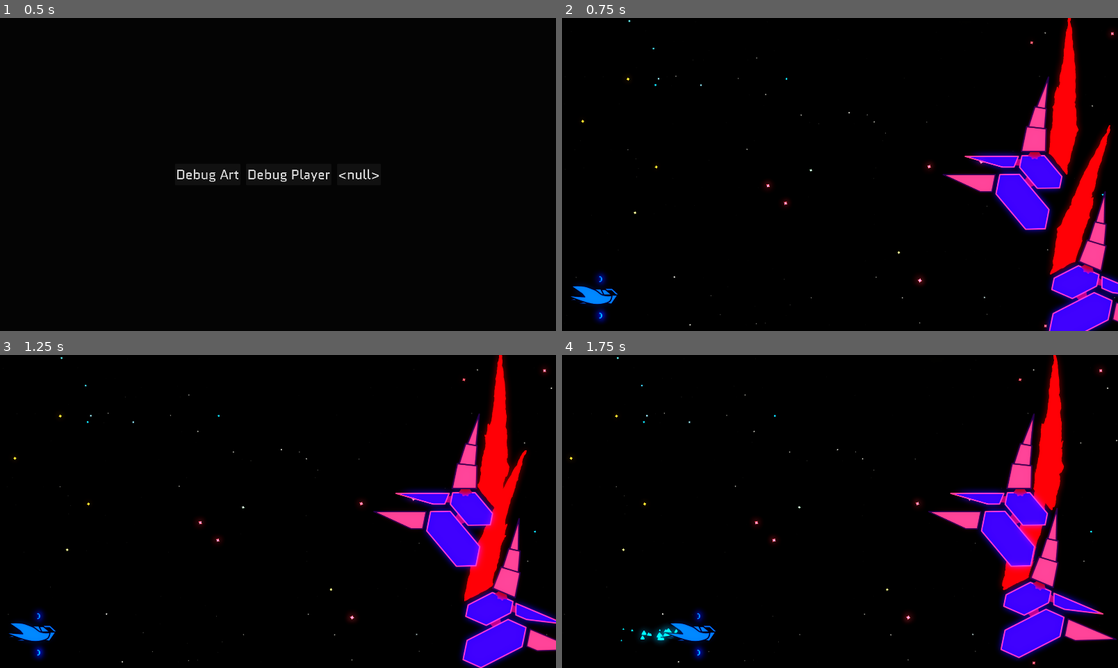
Above: before the commit, frames 1-4 (two rows, left to right).
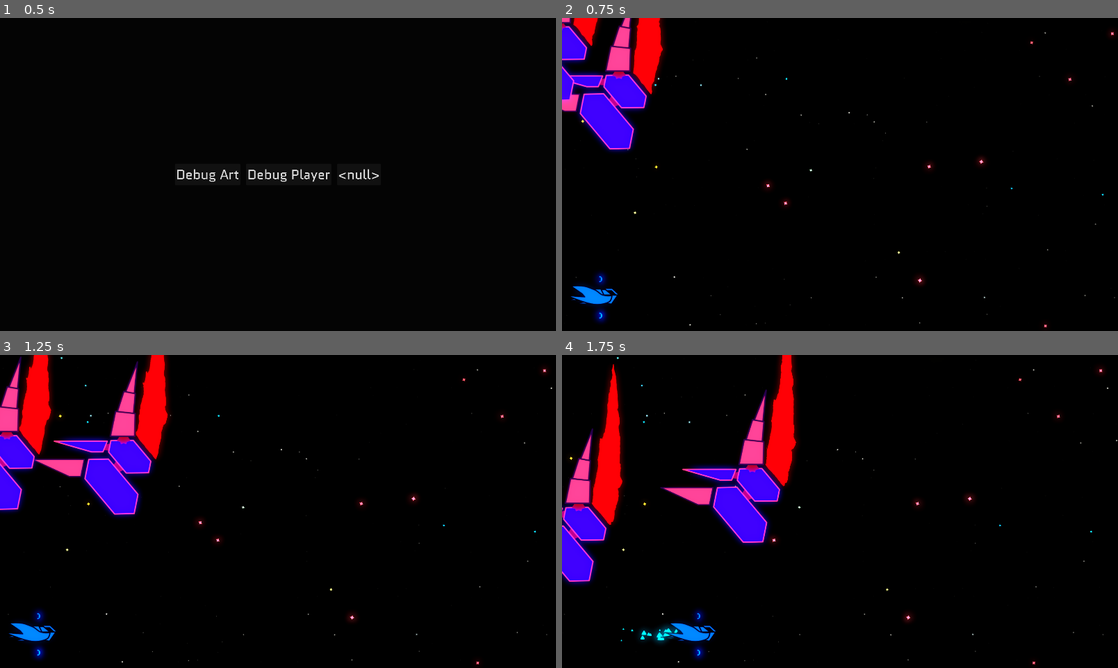
Above: after the commit, the same moments.

Repository: Zemiro-dev/StarfighterGemini
Game: Godot game, scene res://world/world_viewport_container.tscn
Two runs of this game, one before a commit and one after it. Both use one fixed random seed, a clock stepped at 60 frames per second and the inputs below. Sound files missing from this copy of the repository are replaced by a short silence.
Inputs:
- Up to frame 1 (0.5 s): no input
- Up to frame 2 (0.75 s): click "Debug Art" at 0.5 s
- Up to frame 3 (1.25 s): no input
- Up to frame 4 (1.75 s): hold D (right) from 1.28 s (still down); hold Shift (dash) from 1.28 s (still down)

Frame 1 is identical in both runs. In frame 2, 16% of the frame differs, in the area x 0-100%, y 0-100%; in frame 3, 19%; in frame 4, 20%, in the area x 0-100%, y 0-98%.

Commit message:
adding some basic paths and attack patterns. It is kinda a game

Diff:
--- a/game/actors/enemies/asteroid_beast/molecules/talon_arm.gd
+++ b/game/actors/enemies/asteroid_beast/molecules/talon_arm.gd
@@ -1,32 +1,24 @@
-@tool
 extends Node2D
 
+@onready var last_position := global_position
+@onready var pivot: Node2D = $Pivot
 
-@onready var pivot: Node2D = $Pivot
 @export var pivot_scale: Vector2 = Vector2.ONE : set = _set_pivot_scale
-var _position_delta := 0.0
-var speed := 50
-var direction := -1
 
 
 func _ready() -> void:
 	_set_pivot_scale(pivot_scale)
-	print(rotation)
+
+
+func _physics_process(delta: float) -> void:
+	var position_delta = global_position - last_position;
+	var heading = sign(position_delta)
+	if !is_zero_approx(heading.x):
+		pivot_scale.x = heading.x
+	last_position = global_position
 
 
 func  _set_pivot_scale(new_scale: Vector2):
 	pivot_scale = new_scale
 	if (pivot):
 		pivot.scale = pivot_scale
-
-
-func _physics_process(delta: float) -> void:
-	if Engine.is_editor_hint():
-		return
-	var position_delta = speed * direction * delta
-	_position_delta += abs(position_delta)
-	position += Vector2(position_delta, 0)
-	if _position_delta > 100:
-		direction *= -1
-		_position_delta = 0
-	pass
--- a/game/actors/enemies/asteroid_beast/molecules/talon_arm.tscn
+++ b/game/actors/enemies/asteroid_beast/molecules/talon_arm.tscn
@@ -113,6 +113,7 @@
 
 [node name="TalonArm" type="Node2D"]
 script = ExtResource("1_gjlef")
+pivot_scale = Vector2(0, 1)
 
 [node name="Pivot" type="Node2D" parent="."]
 
--- a/game/actors/enemies/asteroid_beast/talon_attack_patterns.gd
+++ b/game/actors/enemies/asteroid_beast/talon_attack_patterns.gd
@@ -3,13 +3,16 @@
 
 
 @onready var charge_path_follow_2d: PathFollow2D = $ChargePath2D/ChargePathFollow2D
+@onready var target_follow_pattern: TargetFollowPattern = $TargetFollowPattern
 
 @export var player: Player
 @export var talons: Array[Node2D] = []
 
 
 func _ready() -> void:
-	patrol_path(charge_path_follow_2d, 10., 1.)
+	target_follow_pattern.target = player
+	target_follow_pattern.follower = talons[1]
+	patrol_path(charge_path_follow_2d, 10.)
 
 
 
@@ -17,9 +20,9 @@
 	pass
 
 
-func patrol_path(follower: PathFollow2D, duration: float, starting_progress: float = 0.) -> void:
-	follower.progress_ratio = starting_progress
+func patrol_path(follower: PathFollow2D, duration: float) -> void:
+	follower.progress_ratio = 0.
 	var tween := follower.create_tween()
 	tween.set_loops()
-	tween.tween_property(follower, "progress_ratio", 0. if starting_progress >= .5 else 1., duration)
-	tween.tween_property(follower, "progress_ratio", 1. if starting_progress >= .5 else 0., duration)
+	tween.tween_property(follower, "progress_ratio", 1., duration)
+	tween.tween_property(follower, "progress_ratio", 0., 0.)
--- /dev/null
+++ b/game/actors/enemies/asteroid_beast/target_follow_pattern.gd
@@ -0,0 +1,39 @@
+extends Node2D
+class_name TargetFollowPattern
+
+
+@onready var remote_transform_2d: RemoteTransform2D = $TargetFollowPath2D/PathFollow2D/RemoteTransform2D
+@onready var path_update_cooldown_timer: Timer = $PathUpdateCooldownTimer
+@onready var path_follow_2d: PathFollow2D = $TargetFollowPath2D/PathFollow2D
+@onready var target_follow_path_2d: Path2D = $TargetFollowPath2D
+
+
+@export var speed := 500
+var follower: Node2D : set = _set_follower
+var target: Node2D
+
+
+func _physics_process(delta: float) -> void:
+	if !target or !follower: return
+	if path_update_cooldown_timer.is_stopped():
+		_update_path()
+	var next_progress = path_follow_2d.progress + speed * delta
+	next_progress = min(next_progress, target_follow_path_2d.curve.get_baked_length())
+	path_follow_2d.progress = next_progress
+
+
+func _update_path() -> void:
+	var start := follower.global_position
+	var end := target.global_position
+	var curve := Curve2D.new()
+	curve.add_point(target_follow_path_2d.to_local(start))
+	curve.add_point(target_follow_path_2d.to_local(end))
+	target_follow_path_2d.curve = curve
+	path_follow_2d.progress = 0.
+	path_update_cooldown_timer.start()
+
+
+func _set_follower(new_follower: Node2D):
+	follower = new_follower
+	remote_transform_2d.remote_path = follower.get_path()
+	path_update_cooldown_timer.stop()
--- a/game/world/debug/world_debug.tscn
+++ b/game/world/debug/world_debug.tscn
@@ -62,6 +62,7 @@
 [ext_resource type="Texture2D" uid="uid://dqufylk7anldw" path="res://assets/enemies/asteroid_beast/asteroid_beast_bolt_sheet_a.png" id="59_1g7u1"]
 [ext_resource type="Script" uid="uid://wmxvmbd14f70" path="res://actors/enemies/asteroid_beast/talon_attack_patterns.gd" id="60_7to6k"]
 [ext_resource type="PackedScene" uid="uid://3p08pqbj3jx1" path="res://actors/player/player.tscn" id="61_7to6k"]
+[ext_resource type="Script" uid="uid://10aualxooos3" path="res://actors/enemies/asteroid_beast/target_follow_pattern.gd" id="61_otf24"]
 [ext_resource type="PackedScene" uid="uid://db3jamtupa1pe" path="res://world/world_environment_default.tscn" id="64_otf24"]
 
 [sub_resource type="ShaderMaterial" id="ShaderMaterial_3mc18"]
@@ -653,9 +654,11 @@
 
 [sub_resource type="Curve2D" id="Curve2D_otf24"]
 _data = {
-"points": PackedVector2Array(0, 0, 0, 0, 141, 221, 0, 0, 0, 0, 1801, 923)
-}
-point_count = 2
+"points": PackedVector2Array(0, 0, 0, 0, 141, 221, 0, 0, 0, 0, 1801, 923, 0, 0, 0, 0, 1687, 223, 0, 0, 0, 0, 43, 917, 0, 0, 0, 0, 141, 221)
+}
+point_count = 5
+
+[sub_resource type="Curve2D" id="Curve2D_uibwa"]
 
 [sub_resource type="ShaderMaterial" id="ShaderMaterial_r0vbx"]
 shader = ExtResource("7_an6al")
@@ -1275,12 +1278,10 @@
 rotation = -3.14159
 
 [node name="TalonArm0" parent="Stage/Actors/AsteroidBeast" instance=ExtResource("54_h8r0t")]
-position = Vector2(841, 383)
-rotation = -2.74151
-scale = Vector2(1, -1)
+position = Vector2(840.999, 383.002)
 
 [node name="TalonArm1" parent="Stage/Actors/AsteroidBeast" instance=ExtResource("54_h8r0t")]
-position = Vector2(702, -9)
+position = Vector2(-960, -540)
 
 [node name="PlayerMain" parent="Stage/Actors" instance=ExtResource("61_7to6k")]
 position = Vector2(130, 964)
@@ -1318,13 +1319,30 @@
 curve = SubResource("Curve2D_otf24")
 
 [node name="ChargePathFollow2D" type="PathFollow2D" parent="Stage/TalonAttackPatterns/ChargePath2D"]
-position = Vector2(1801, 923)
+position = Vector2(1801, 923.002)
 rotation = 0.400083
 progress = 1802.33
 
 [node name="RemoteTransform2D" type="RemoteTransform2D" parent="Stage/TalonAttackPatterns/ChargePath2D/ChargePathFollow2D"]
-scale = Vector2(-1, 1)
 remote_path = NodePath("../../../../Actors/AsteroidBeast/TalonArm0")
+update_rotation = false
+update_scale = false
+
+[node name="TargetFollowPattern" type="Node2D" parent="Stage/TalonAttackPatterns"]
+script = ExtResource("61_otf24")
+
+[node name="TargetFollowPath2D" type="Path2D" parent="Stage/TalonAttackPatterns/TargetFollowPattern"]
+curve = SubResource("Curve2D_uibwa")
+
+[node name="PathFollow2D" type="PathFollow2D" parent="Stage/TalonAttackPatterns/TargetFollowPattern/TargetFollowPath2D"]
+
+[node name="RemoteTransform2D" type="RemoteTransform2D" parent="Stage/TalonAttackPatterns/TargetFollowPattern/TargetFollowPath2D/PathFollow2D"]
+update_rotation = false
+update_scale = false
+
+[node name="PathUpdateCooldownTimer" type="Timer" parent="Stage/TalonAttackPatterns/TargetFollowPattern"]
+wait_time = 3.0
+one_shot = true
 
 [node name="UI" type="Node2D" parent="."]
 
@@ -1341,7 +1359,7 @@
 offset_right = 1889.0
 offset_bottom = 115.0
 theme_override_font_sizes/font_size = 64
-text = "FPS: 133.0"
+text = "FPS: 142.0"
 script = ExtResource("30_tj5ml")
 
 [node name="WorldEnvironment" parent="." instance=ExtResource("64_otf24")]
Not shown, added: game/actors/enemies/asteroid_beast/target_follow_pattern.gd.uid
Not shown: 1 places in game/world/debug/world_debug.tscn that only renumber resources
